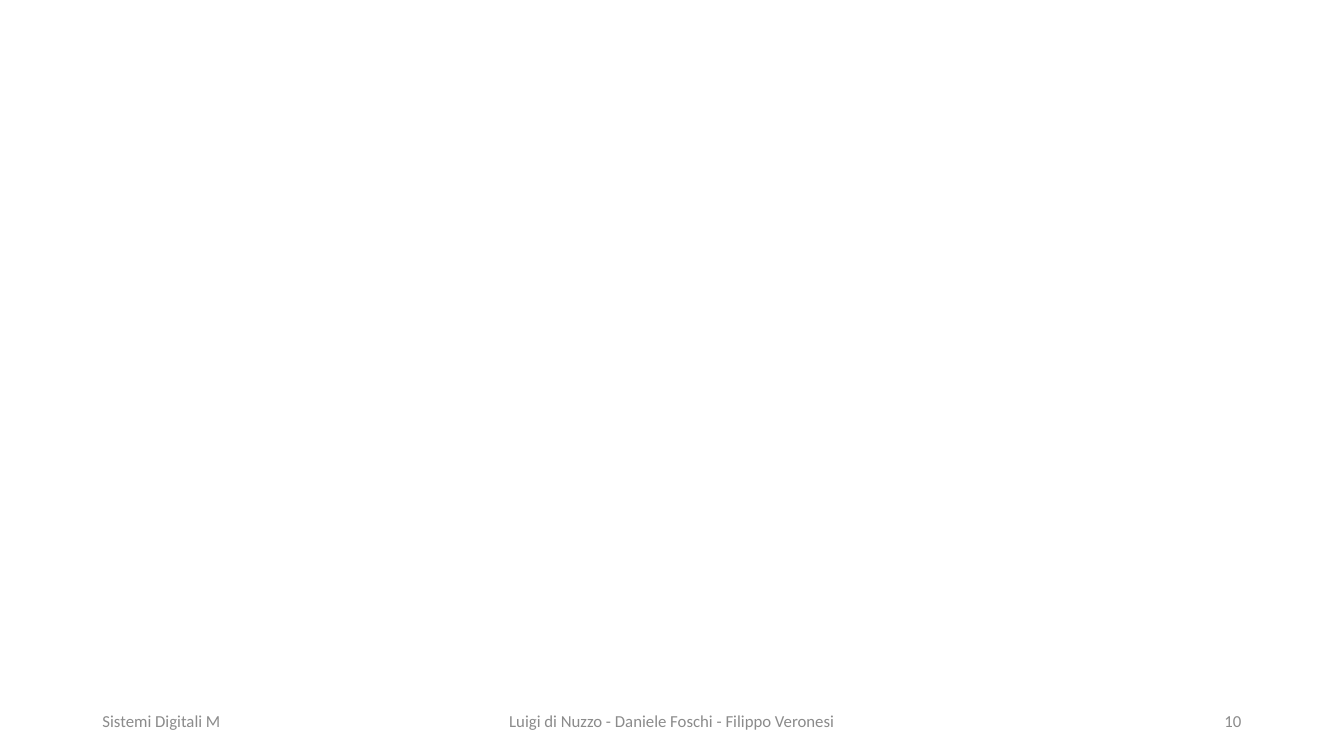
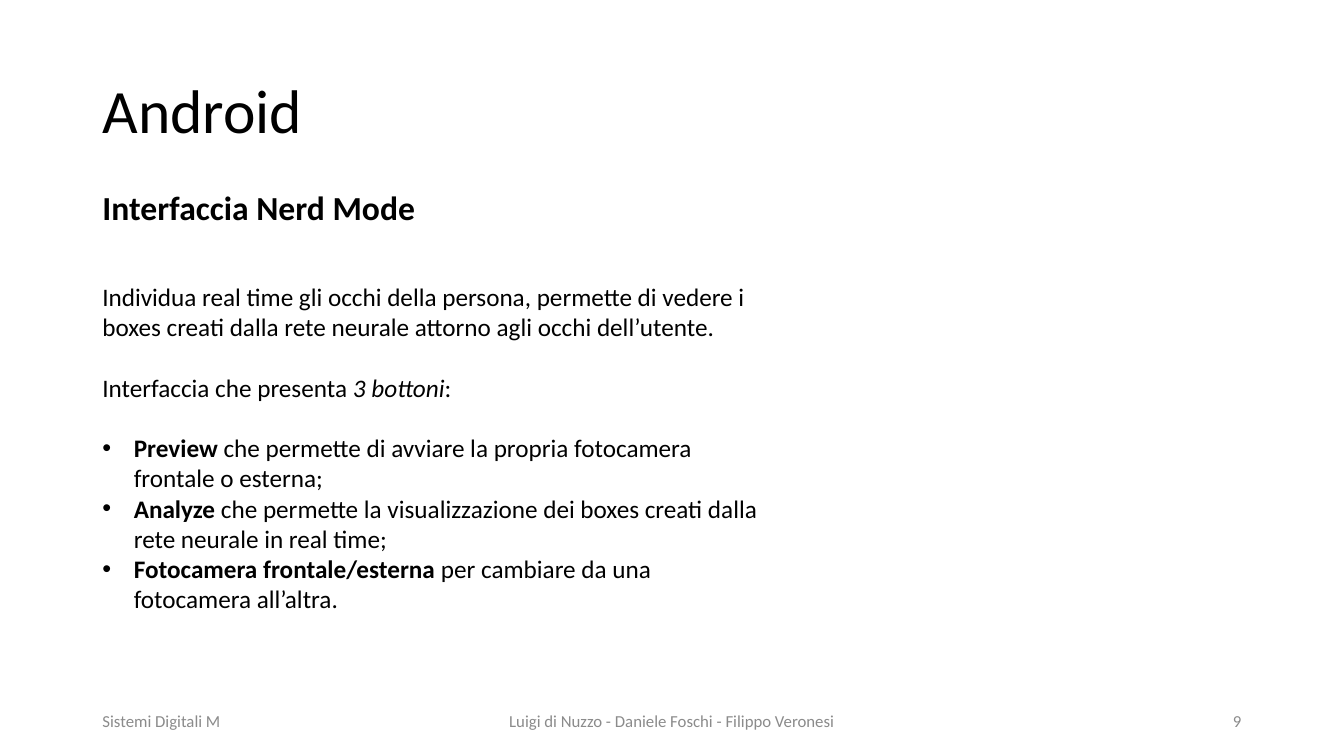
Before and after one commit to DaniDF/eye_pupil_tracker, a slide deck: slide 9 of Report/PresentazionePpt/EyeTracker.pptx (slide 10 before the commit). Drawn at 1344x756 pixels with LibreOffice and Linux fonts; fonts in the diff are those of the drawing. Boxes give left, top, right and bottom in pixels: in the first picture for what was removed or moved away, otherwise in the second. Text is boxed around its words. In the diff, an @@ line names an element or a change of style, - is before the commit and + after.

```diff
--- a/Report/PresentazionePpt/EyeTracker.pptx
+++ b/Report/PresentazionePpt/EyeTracker.pptx
@@ title added at <box>102,90,302,134</box>, 44 pt, text #000000 @@
+Android
@@ text added at <box>102,196,415,221</box>, 24 pt, text #000000, bold @@
+Interfaccia Nerd Mode
@@ text added at <box>102,288,757,609</box>, 18 pt, text #000000 @@
+Individua real time gli occhi della persona, permette di vedere i boxes creati dalla rete neurale attorno agli occhi dell’utente.
+Interfaccia che presenta 3 bottoni:
+• Preview che permette di avviare la propria fotocamera frontale o esterna;
+• Analyze che permette la visualizzazione dei boxes creati dalla rete neurale in real time;
+• Fotocamera frontale/esterna per cambiare da una fotocamera all’altra.
@@ page number at <box>1233,716,1241,727</box>: text changed @@
-10
+9
```
Also in this commit, not shown: 8 other slides changed, 2 slides added, 1 other file.
